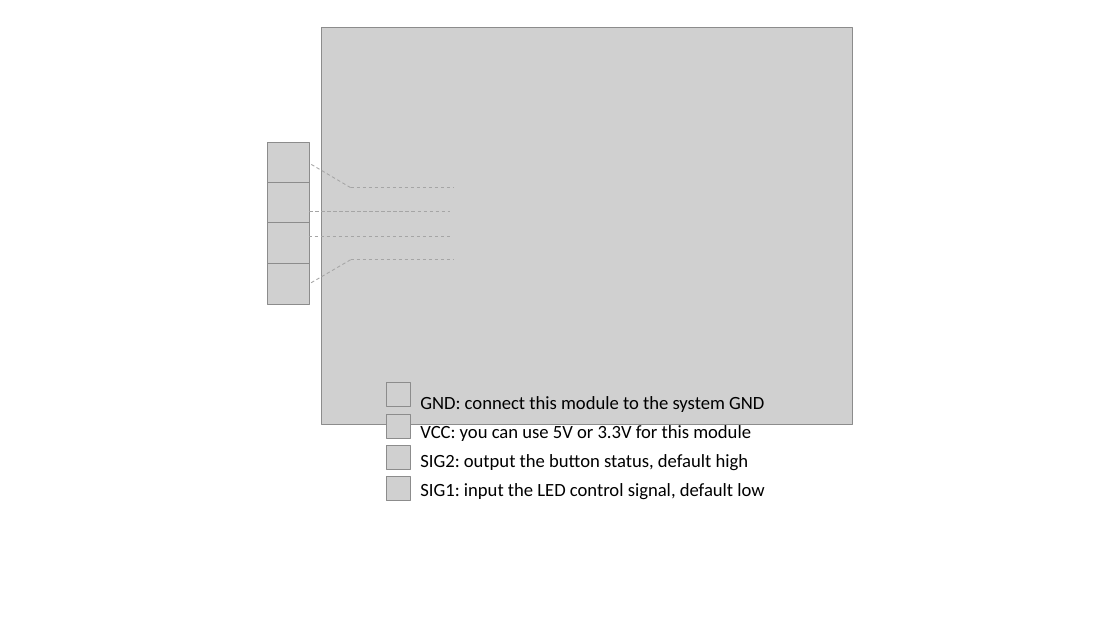
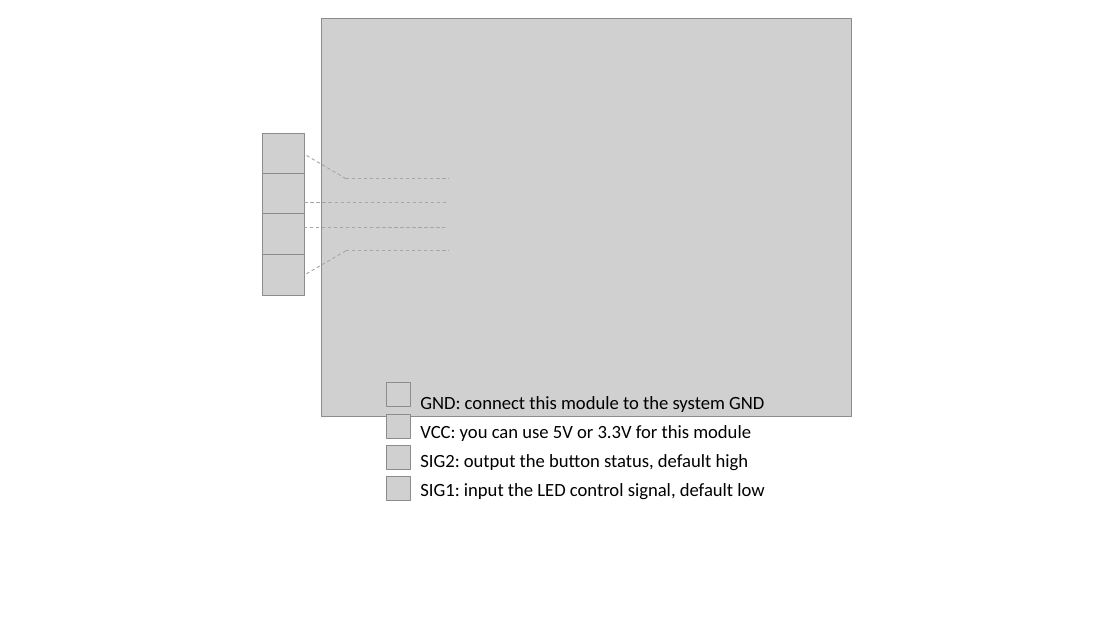
Before and after one commit to SeeedDocument/Grove-Red_LED_Button, a slide deck: slide 1 of img/pin_map_2040.pptx. Drawn at 1120x630 pixels with LibreOffice and Linux fonts; fonts in the diff are those of the drawing; grey boxes stand for pictures. Boxes give left, top, right and bottom in pixels: in the first picture for what was removed or moved away, otherwise in the second. Text is boxed around its words. In the diff, an @@ line names an element or a change of style, - is before the commit and + after.

```diff
--- a/img/pin_map_2040.pptx
+++ b/img/pin_map_2040.pptx
@@ picture: place and size @@
-picture at [322,27,852,425]
+picture at [322,18,852,417]
@@ 6 lines, 4 pictures: place and size @@
-6 lines, 4 pictures at [268,143,455,304]
+6 lines, 4 pictures at [263,134,450,296]
```
Also in this commit, not shown: 1 slide added, 2 other files.
